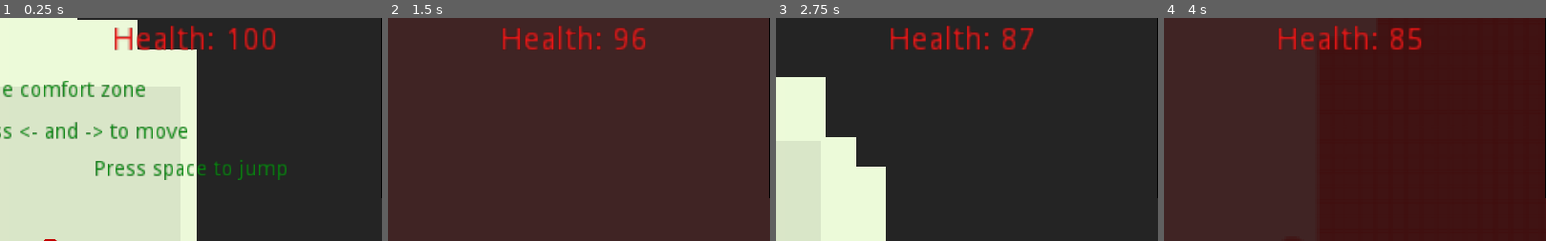
Above: before the commit, frames 1-4 (left to right).
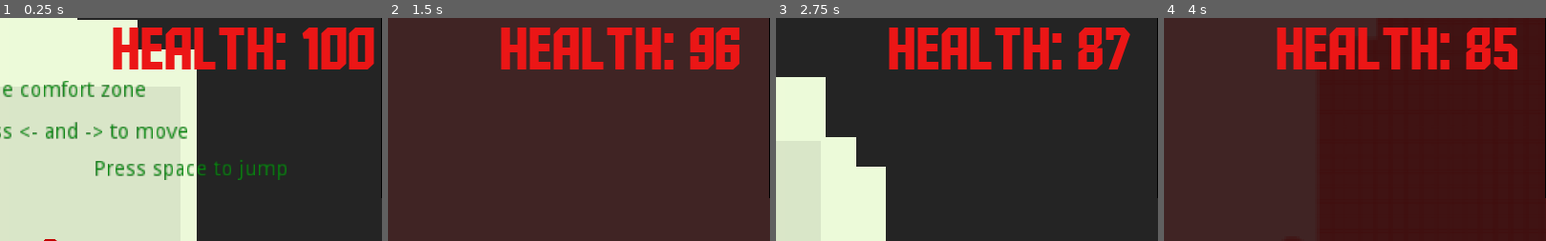
Above: after the commit, the same moments.

Repository: glitchcore/comfort
Game: Godot game, scene res://Scenes/BaseLevel.tscn
Two runs of this game, one before a commit and one after it. Both use one fixed random seed, a clock stepped at 60 frames per second and the inputs below.
Inputs:
- Up to frame 1 (0.25 s): no input
- Up to frame 2 (1.5 s): tap Space (jump) at 0.5, 0.77, 1.25 s; hold Right (ui_right) from 0.53 s (still down)
- Up to frame 3 (2.75 s): tap Space (jump) at 1.52, 2 s; release Right (ui_right) at 2.03 s; hold Left (ui_left) from 2.03 s (still down)
- Up to frame 4 (4 s): tap Space (jump) at 2.75, 3.02, 3.5, 3.77 s; release Left (ui_left) at 2.78 s; hold Right (ui_right) from 2.78 s (still down)
The pictures show only the part of the screen within x 43-93%, y 2-52%; the shares and areas given below are measured in that part.

The runs differ from the first frame. In frame 1, 8.2% of the frame differs, in the area x 29-98%, y 3-24%; in frame 2, 7.5%; in frame 3, 7.2%; in frame 4, 7.4%.

Commit message:
add font

Diff:
--- a/UserInterface/GameData.tscn
+++ b/UserInterface/GameData.tscn
@@ -1,6 +1,11 @@
-[gd_scene load_steps=2 format=2]
+[gd_scene load_steps=4 format=2]
 
 [ext_resource path="res://UserInterface/GameData.gd" type="Script" id=1]
+[ext_resource path="res://Assets/AldotheApache.ttf" type="DynamicFontData" id=2]
+
+[sub_resource type="DynamicFont" id=1]
+size = 80
+font_data = ExtResource( 2 )
 
 [node name="GameData" type="Control"]
 anchor_right = 1.0
@@ -19,6 +24,6 @@
 margin_top = 28.0
 margin_right = -362.0
 margin_bottom = 15.8
-rect_scale = Vector2( 3, 3 )
 custom_colors/font_color = Color( 0.921569, 0.0862745, 0.0862745, 1 )
+custom_fonts/font = SubResource( 1 )
 text = "Health: %s"
Binary file added: Assets/AldotheApache.ttf
